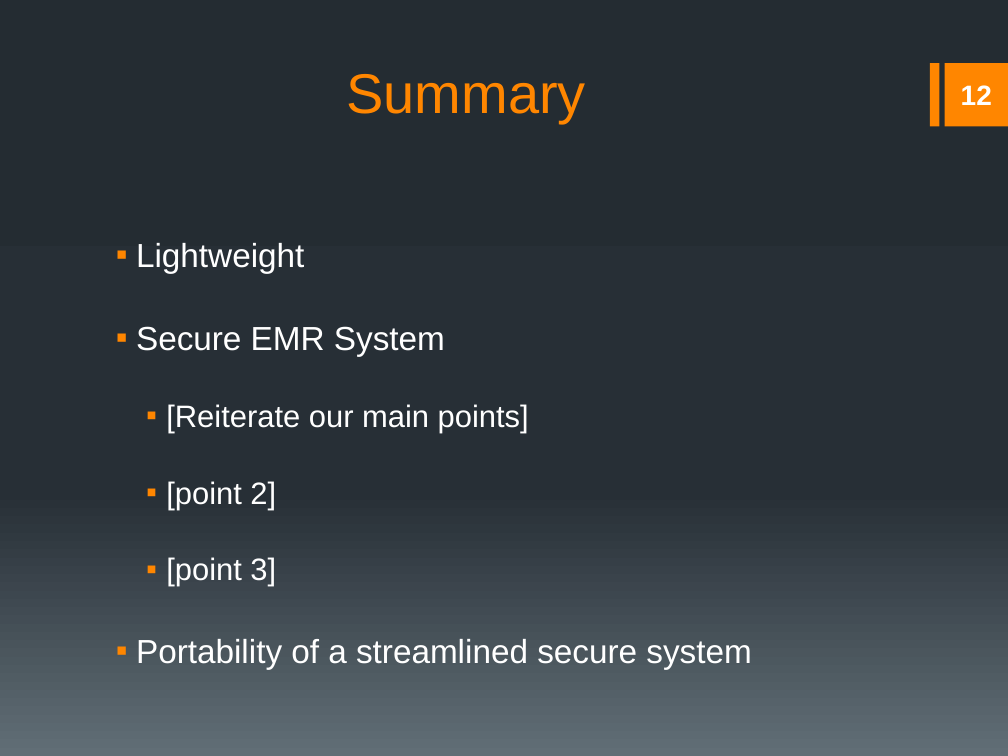
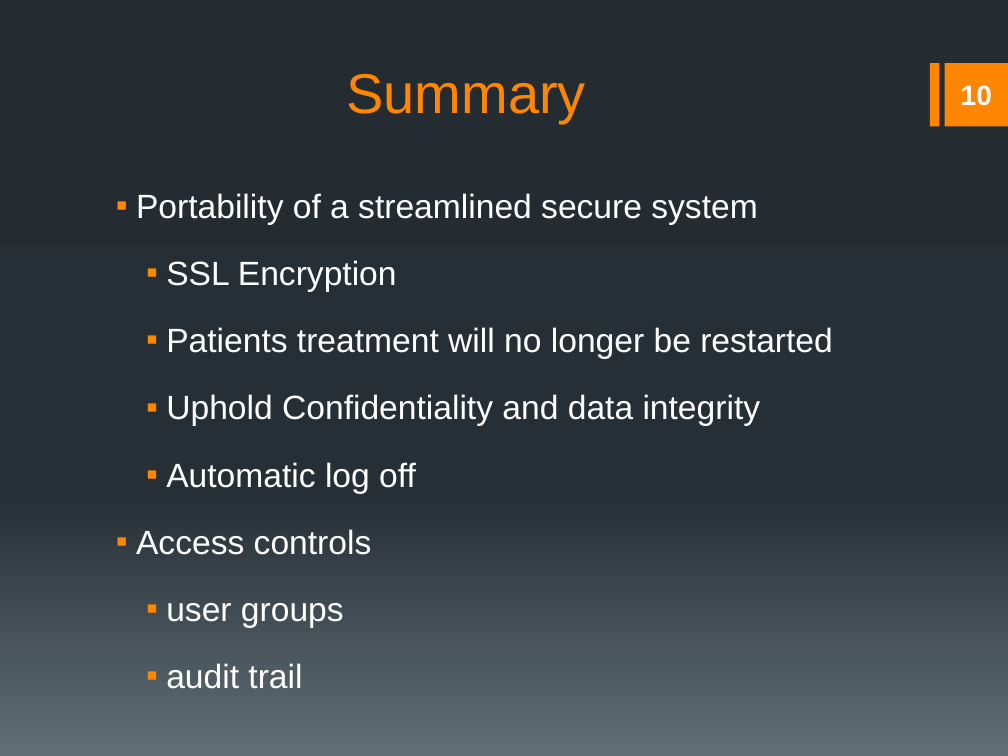
Before and after one commit to rmkane/semrs, a slide deck: slide 10 of Documentation/Final_Presentation.pptx (slide 12 before the commit). Drawn at 1008x756 pixels with LibreOffice and Linux fonts; fonts in the diff are those of the drawing. Boxes give left, top, right and bottom in pixels: in the first picture for what was removed or moved away, otherwise in the second. Text is boxed around its words. In the diff, an @@ line names an element or a change of style, - is before the commit and + after.

```diff
--- a/Documentation/Final_Presentation.pptx
+++ b/Documentation/Final_Presentation.pptx
@@ page number at bbox=[961, 85, 992, 106]: text changed @@
-12
+10
@@ text "Portability of a streamlined secure ...": place and size @@
-text "Portability of a streamlined secure ..." at bbox=[136, 243, 751, 669]
+text "Portability of a streamlined secure ..." at bbox=[136, 193, 833, 689]
@@ text at bbox=[136, 193, 757, 225]: size 23.8 to 24 pt in "Portability of a streamlined secure system"; line spacing 1.9 to 1.5 @@
@@ text at bbox=[136, 243, 529, 587]: paragraphs removed @@
-▪ Lightweight
-▪ Secure EMR System
-  ▪ [Reiterate our main points]
-  ▪ [point 2]
-  ▪ [point 3]
@@ text at bbox=[136, 260, 833, 689]: paragraphs added @@
+  ▪ SSL Encryption
+  ▪ Patients treatment will no longer be restarted
+  ▪ Uphold Confidentiality and data integrity
+  ▪ Automatic log off
+▪ Access controls
+  ▪ user groups
+  ▪ audit trail
```
Also in this commit, not shown: 8 other slides changed, 2 slides removed, 4 other files.
